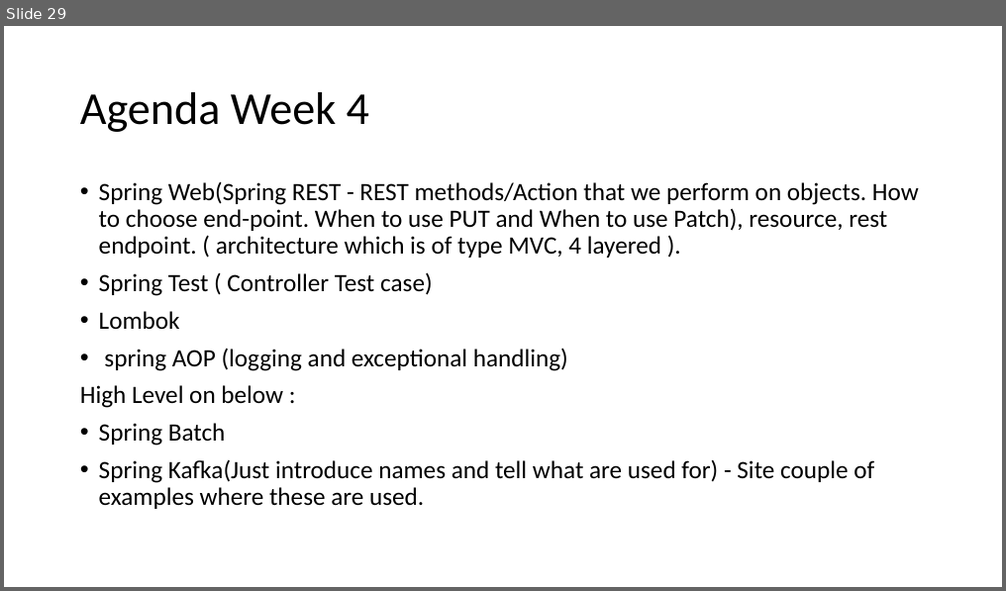
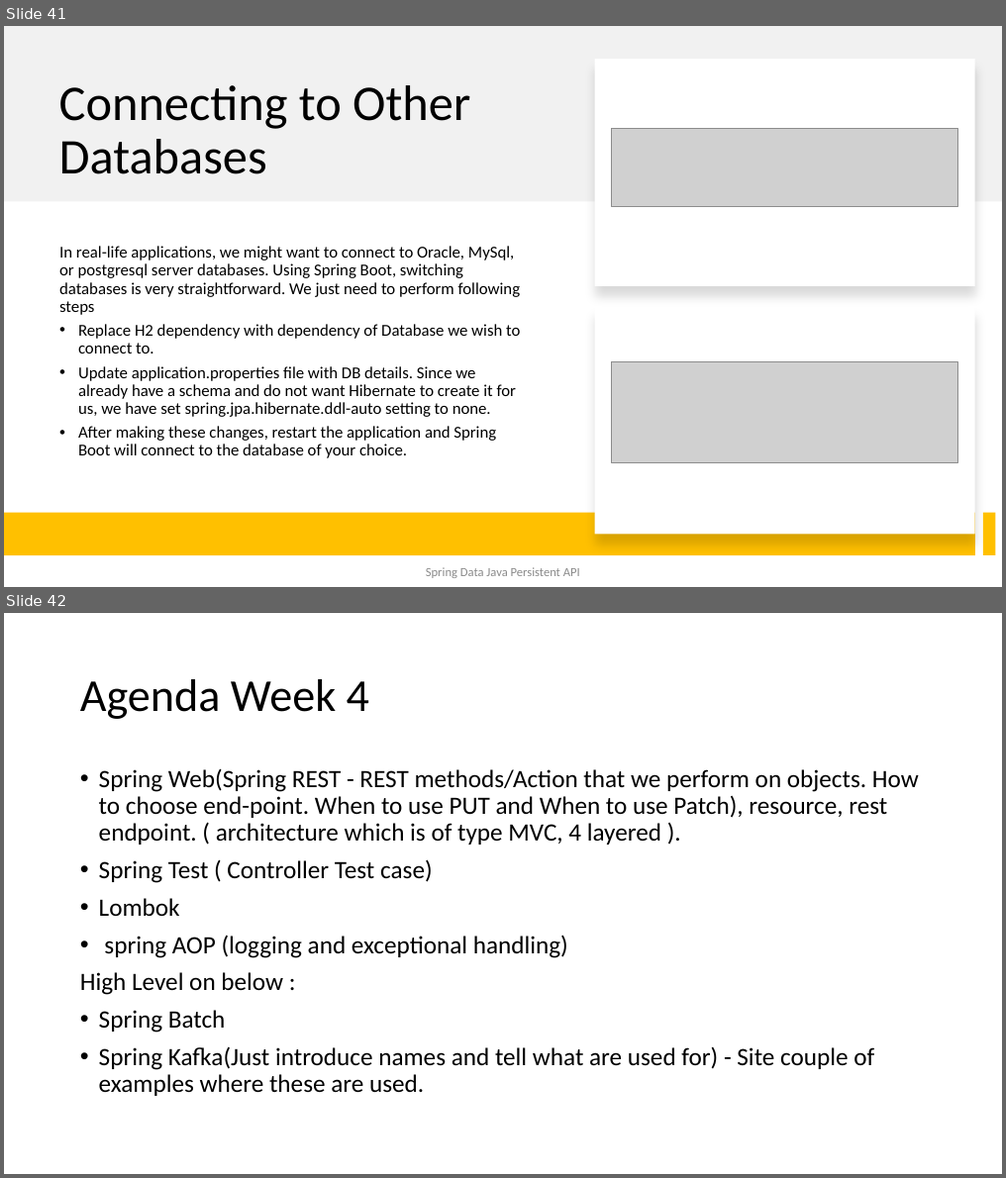
Before and after one commit to spoorthiempowher/Empowher-Curriculum, a slide deck: Java/EmpowHER-All weeks.pptx. Shown one above the other, each under a label of ours: slide 29 before the commit, slides 41 and 42 after it. The pictures are 1006x591 and 1006x1178 pixels, drawn with LibreOffice and Linux fonts; fonts in the diff are those of the drawing; grey boxes stand for pictures. Boxes give left, top, right and bottom in pixels: in the first picture for what was removed or moved away, otherwise in the second. Text is boxed around its words. In the diff, an @@ line names an element or a change of style, - is before the commit and + after.

```diff
--- a/Java/EmpowHER-All weeks.pptx
+++ b/Java/EmpowHER-All weeks.pptx
@@ slide 41 added at bbox=[4, 26, 1002, 587], background #FFFFFF @@
@@ rectangle added at bbox=[4, 26, 1002, 202], fill #D9D9D9 at 35% opacity @@
@@ rectangle added at bbox=[595, 59, 975, 286], fill #FFFFFF @@
@@ title added at bbox=[59, 85, 470, 174], 48 pt, text #000000 @@
+Connecting to Other Databases
@@ picture added at bbox=[612, 129, 958, 206] @@
@@ text added at bbox=[59, 246, 521, 459], 16 pt, text #000000 @@
+In real-life applications, we might want to connect to Oracle, MySql, or postgresql server databases. Using Spring Boot, switching databases is very straightforward. We just need to perform following steps
+• Replace H2 dependency with dependency of Database we wish to connect to.
+• Update application.properties file with DB details. Since we already have a schema and do not want Hibernate to create it for us, we have set spring.jpa.hibernate.ddl-auto setting to none.
+• After making these changes, restart the application and Spring Boot will connect to the database of your choice.
@@ rectangle added at bbox=[595, 307, 975, 534], fill #FFFFFF @@
@@ picture added at bbox=[612, 363, 958, 464] @@
@@ rectangle added at bbox=[4, 513, 975, 556], fill #FFC000 @@
@@ rectangle added at bbox=[983, 513, 996, 556], fill #FFC000 @@
@@ text added at bbox=[426, 568, 580, 578], 12 pt, text #8C8C8C @@
+Spring Data Java Persistent API
@@ what was slide 29 is now slide 42 @@
```
Also in this commit, not shown: 1 slide changed, 14 other slides added, 2 slides removed.
